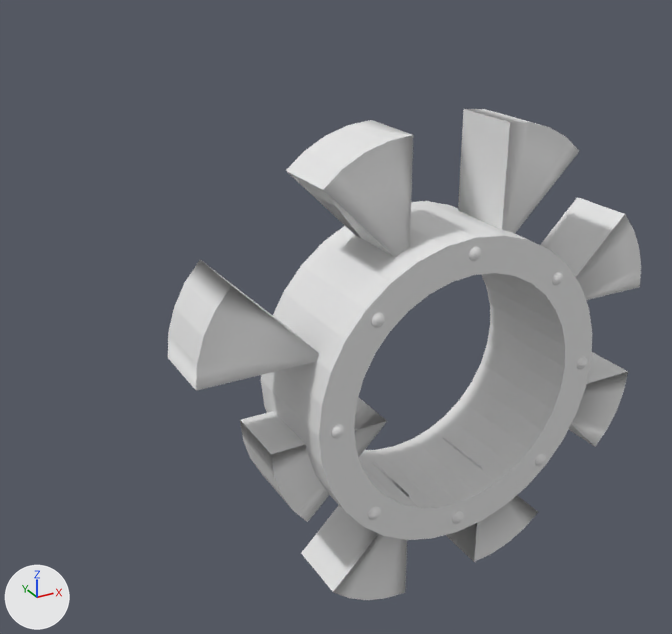
The OBJ model Framework/Framework/projects/Project Poultry/res/Models/DoorFrames/Door9.obj as it was, and as the next commit left it.
Before and after are seen from a camera (50 mm lens) standing at (-12.09, -22.99, 16.36) and looking at (0.27, -0.52, 5.12). The lights are fixed; the arrows at lower left show +X, +Y and +Z. Where no turn or scale is listed for an object, it has been applied to the vertices.

Objects in the first picture: 'Door_Pieces.001_Cylinder.011', 'Door_Pieces.002_Cylinder.012', 'Door_Pieces.003_Cylinder.013', 'Door_Pieces.004_Cylinder.014', 'Door_Pieces.005_Cylinder.015', 'Door_Pieces.007_Cylinder.017', 'Door_Pieces.008_Cylinder.018', 'Door_Pieces_Cylinder.010', 'Sphere.004'.
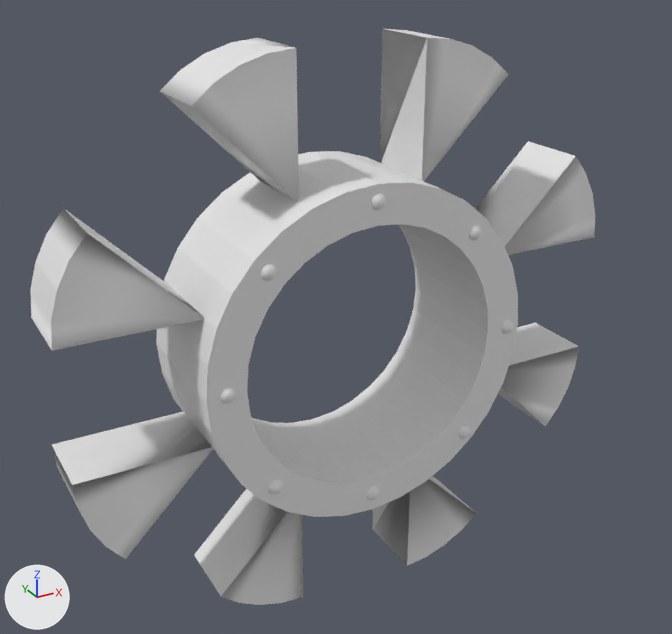
Boxes [x1, y1, x2, y2] around the edits, measured in the pictures (672 x 634 px; the box of a moved part takes in the faces that stretch with it):
'Sphere.004', reshaped (9% wider, 8% taller): before [261, 201, 592, 540]; after [156, 151, 518, 517]
'Door_Pieces.002_Cylinder.012', reshaped (9% wider, 19% taller): before [286, 120, 413, 257]; after [160, 38, 299, 201]
'Door_Pieces.001_Cylinder.011', mesh moved: before [168, 260, 319, 391]; after [30, 208, 204, 351]
'Door_Pieces.003_Cylinder.013', reshaped: before [458, 109, 579, 234]; after [380, 29, 509, 181]
'Door_Pieces_Cylinder.010', mesh moved: before [240, 397, 387, 522]; after [52, 411, 213, 559]
'Door_Pieces.008_Cylinder.018', mesh moved: before [301, 462, 409, 600]; after [194, 488, 304, 605]
'Door_Pieces.004_Cylinder.014', reshaped: before [540, 197, 641, 300]; after [475, 141, 595, 255]
'Door_Pieces.005_Cylinder.015', mesh moved: before [569, 352, 628, 447]; after [498, 323, 579, 426]
'Door_Pieces.007_Cylinder.017', mesh moved: before [443, 437, 538, 562]; after [373, 476, 476, 566]
part 9 of me_sphere_004, moved or reshaped: before [371, 313, 385, 328]; after [371, 194, 386, 210]
part 10 of me_sphere_004, moved or reshaped: before [261, 201, 592, 540]; after [156, 151, 518, 517]
part 11 of me_sphere_004, moved or reshaped: before [331, 424, 344, 439]; after [268, 480, 283, 494]
part 12 of me_sphere_004, moved or reshaped: before [368, 507, 381, 520]; after [220, 388, 236, 403]
part 13 of me_sphere_004, moved or reshaped: before [469, 246, 481, 261]; after [261, 264, 277, 281]
part 14 of me_sphere_004, moved or reshaped: before [552, 272, 563, 285]; after [469, 225, 481, 240]
part 15 of me_sphere_004, moved or reshaped: before [576, 357, 587, 369]; after [501, 320, 513, 334]
part 16 of me_sphere_004, moved or reshaped: before [452, 511, 463, 524]; after [458, 425, 470, 439]
part 17 of me_sphere_004, moved or reshaped: before [535, 454, 546, 466]; after [366, 487, 379, 500]

Edits to the bpy script that builds the scene:
```text
Change me_door_pieces_001_cylinder_011:
    where me_door_pieces_001_cylinder_011.from_pydata(...)  # 12 vertices, 20 faces; spans x -4.93..-1.07, y -2.43..-0.22, z 4.86..7.59
    me_door_pieces_001_cylinder_011 part 1: the whole mesh is moved by (-3.48, -0.02, 1.97)
Change me_door_pieces_002_cylinder_012:
    remove me_door_pieces_002_cylinder_012.from_pydata(...)  # 12 vertices, 20 faces; spans x -1.15..1.59, y -2.4..-0.19, z 6.99..10.84
    add me_door_pieces_002_cylinder_012.from_pydata(...)  # 12 vertices, 20 faces; spans x -4.6..-1.86, y -2.44..-0.23, z 9.45..13.31
    me_door_pieces_002_cylinder_012 part 2: the whole mesh is rebuilt
Change me_door_pieces_003_cylinder_013:
    remove me_door_pieces_003_cylinder_013.from_pydata(...)  # 12 vertices, 20 faces; spans x 4.81..7.54, y -2.4..-0.19, z 6.99..10.85
    add me_door_pieces_003_cylinder_013.from_pydata(...)  # 12 vertices, 20 faces; spans x 1.87..4.6, y -2.44..-0.23, z 9.46..13.32
    me_door_pieces_003_cylinder_013 part 3: the whole mesh is rebuilt
Change me_door_pieces_004_cylinder_014:
    remove me_door_pieces_004_cylinder_014.from_pydata(...)  # 12 vertices, 20 faces; spans x 7.03..10.89, y -2.39..-0.18, z 4.69..7.42
    add me_door_pieces_004_cylinder_014.from_pydata(...)  # 12 vertices, 20 faces; spans x 4.63..8.49, y -2.45..-0.24, z 6.87..9.6
    me_door_pieces_004_cylinder_014 part 4: the whole mesh is rebuilt
Change me_door_pieces_005_cylinder_015:
    where me_door_pieces_005_cylinder_015.from_pydata(...)  # 12 vertices, 20 faces; spans x 7.04..10.9, y -2.39..-0.18, z -1.22..1.51
    me_door_pieces_005_cylinder_015 part 5: the whole mesh is moved by (-2.51, -0.05, 1.57)
Change me_door_pieces_007_cylinder_017:
    where me_door_pieces_007_cylinder_017.from_pydata(...)  # 12 vertices, 20 faces; spans x 4.7..7.43, y -2.38..-0.17, z -4.35..-0.49
    me_door_pieces_007_cylinder_017 part 6: the whole mesh is moved by (-2.83, -0.06, 0.97)
Change me_door_pieces_008_cylinder_018:
    where me_door_pieces_008_cylinder_018.from_pydata(...)  # 12 vertices, 20 faces; spans x -0.95..1.78, y -2.53..-0.32, z -4.38..-0.52
    me_door_pieces_008_cylinder_018 part 7: the whole mesh is moved by (-3.55, 0.42, 0.96)
Change me_door_pieces_cylinder_010:
    where me_door_pieces_cylinder_010.from_pydata(...)  # 12 vertices, 20 faces; spans x -2.79..1.06, y -2.27..-0.06, z -0.53..2.2
    me_door_pieces_cylinder_010 part 8: the whole mesh is moved by (-5.57, -0.17, 0.87)
Change me_sphere_004:
    where me_sphere_004.from_pydata(...)  # 2064 vertices, 4096 faces; spans x -1.77..8.18, y -3.39..0.61, z -1.99..7.97
    me_sphere_004 part 9: the loose piece of 242 vertices spanning x -0.2..0.31, y -3.39..-2.88, z 5.87..6.38 is moved by (-0.06, 0.0, 3.33)
    me_sphere_004 part 10: the loose piece of 128 vertices spanning x -1.77..8.18, y -3.26..0.61, z -1.99..7.97 is moved by (-3.2, 0.0, 1.97)
    me_sphere_004 part 11: the loose piece of 242 vertices spanning x -1.44..-0.93, y -3.39..-2.88, z 2.75..3.25 is moved by (-1.94, 0.0, -1.22)
    me_sphere_004 part 12: the loose piece of 242 vertices spanning x -0.18..0.33, y -3.39..-2.88, z -0.44..0.07 is moved by (-4.46, 0.0, 5.16)
    me_sphere_004 part 13: the loose piece of 242 vertices spanning x 2.95..3.45, y -3.39..-2.88, z 7.23..7.74 is moved by (-6.34, 0.0, 0.61)
    me_sphere_004 part 14: the loose piece of 242 vertices spanning x 6.1..6.61, y -3.39..-2.88, z 5.9..6.41 is moved by (-3.2, 0.0, 1.97)
    me_sphere_004 part 15: the loose piece of 242 vertices spanning x 7.52..8.03, y -3.39..-2.88, z 2.72..3.23 is moved by (-3.2, 0.0, 1.97)
    me_sphere_004 part 16: the loose piece of 242 vertices spanning x 2.93..3.44, y -3.39..-2.88, z -1.68..-1.17 is moved by (0.05, 0.0, 3.13)
    me_sphere_004 part 17: the loose piece of 242 vertices spanning x 6.18..6.69, y -3.39..-2.88, z -0.51..-0.01 is moved by (-6.44, 0.0, 0.81)
```
